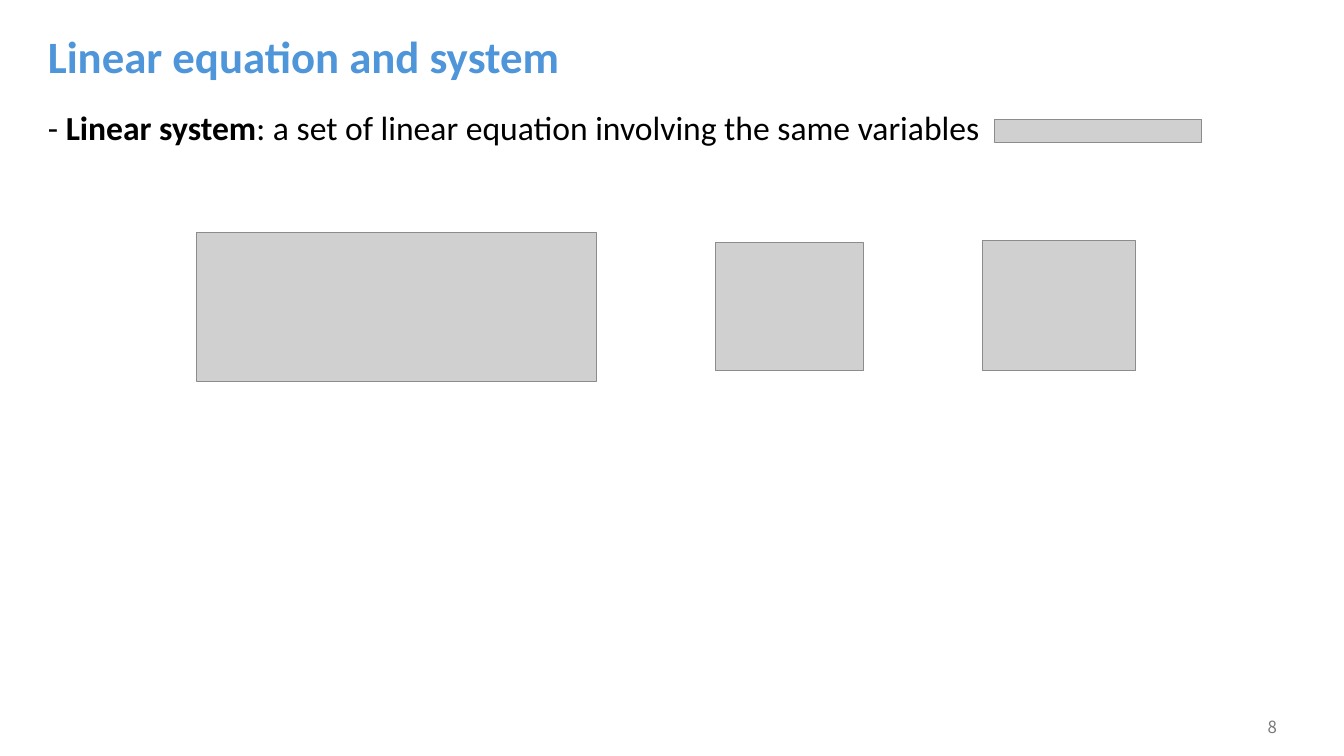
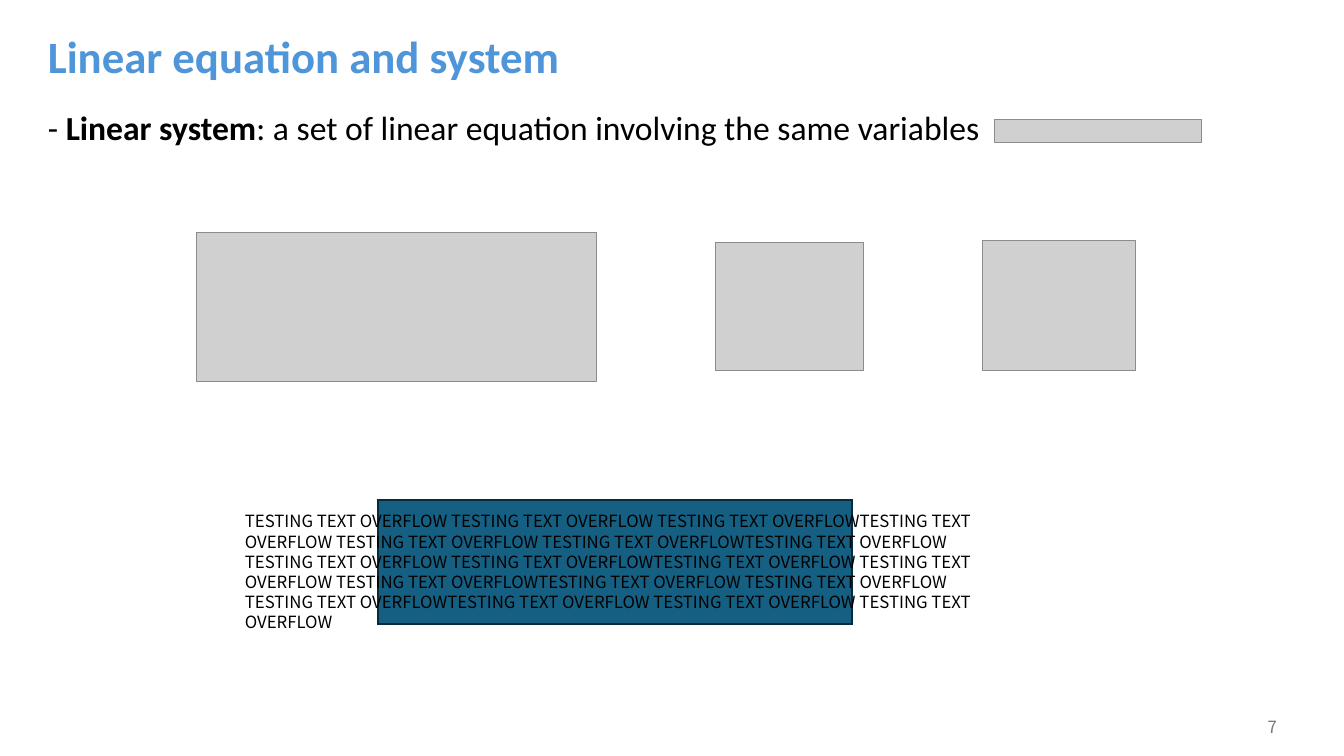
Before and after one commit to ben8169/EditPPT, a slide deck: slide 7 of sample_ppt/math_simple.pptx (slide 8 before the commit). Drawn at 1344x756 pixels with LibreOffice and Linux fonts; fonts in the diff are those of the drawing; grey boxes stand for pictures. Boxes give left, top, right and bottom in pixels: in the first picture for what was removed or moved away, otherwise in the second. Text is boxed around its words. In the diff, an @@ line names an element or a change of style, - is before the commit and + after.

```diff
--- a/sample_ppt/math_simple.pptx
+++ b/sample_ppt/math_simple.pptx
@@ rectangle added at <box>378,500,852,624</box>, fill #156082, outline #092A39 1.5 pt @@
@@ text added at <box>245,510,971,628</box>, 12 pt, text #000000 @@
+TESTING TEXT OVERFLOW TESTING TEXT OVERFLOW TESTING TEXT OVERFLOWTESTING TEXT OVERFLOW TESTING TEXT OVERFLOW TESTING TEXT OVERFLOWTESTING TEXT OVERFLOW TESTING TEXT OVERFLOW TESTING TEXT OVERFLOWTESTING TEXT OVERFLOW TESTING TEXT OVERFLOW TESTING TEXT OVERFLOWTESTING TEXT OVERFLOW TESTING TEXT OVERFLOW TESTING TEXT OVERFLOWTESTING TEXT OVERFLOW TESTING TEXT OVERFLOW TESTING TEXT OVERFLOW
@@ page number at <box>1268,720,1277,733</box>: text changed @@
-8
+7
```
Also in this commit, not shown: 4 other slides changed, 12 other files.
